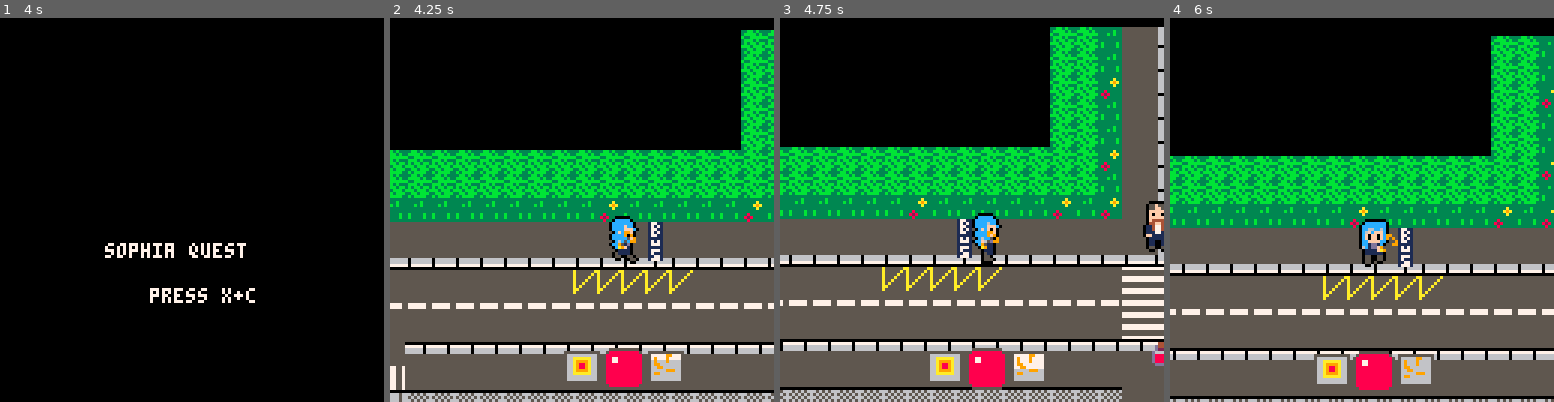
Above: before the commit, frames 1-4 (left to right).
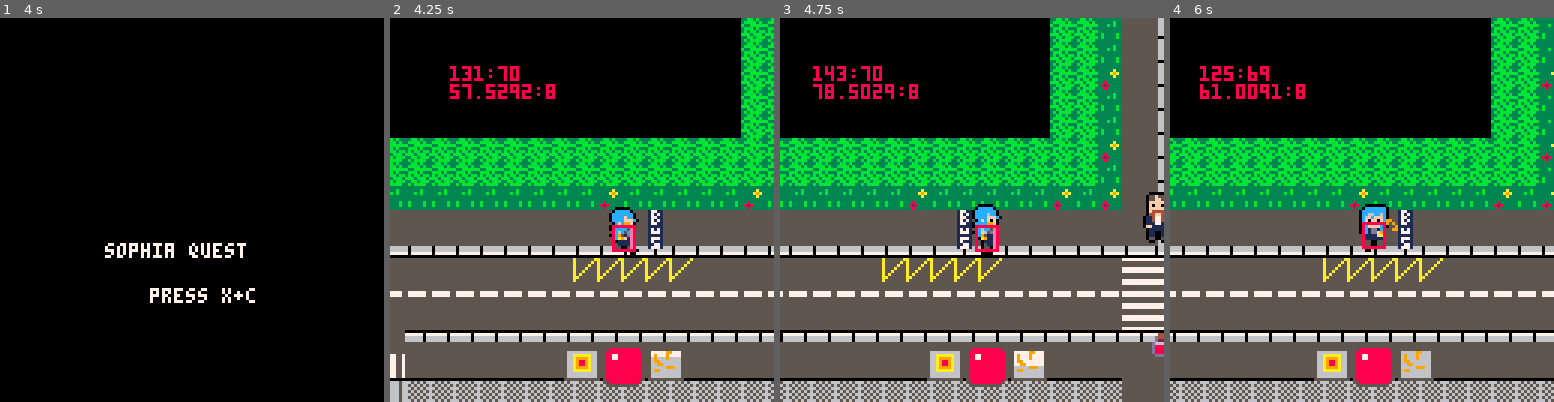
Above: after the commit, the same moments.

Repository: JasonHaenlin/pico-8-sophiaquest
Game: PICO-8 cartridge sophiaquest.p8
Two runs of this game, one before a commit and one after it. Both use one fixed random seed, a clock stepped at 60 frames per second and the inputs below.
Inputs:
- Up to frame 1 (4 s): tap X (X key) at 0.33, 1.07, 1.85, 2.97 s; tap O (Z key) at 0.7, 1.7, 2.1, 2.5, 2.9, 3.3, 3.7 s; hold Right 1.6-2.1 s; hold Up 2.15-2.42 s; hold Right 2.47-3.03 s; hold Left 3.08-3.58 s; hold Down 3.63-3.97 s
- Up to frame 2 (4.25 s): hold Right from 4.02 s (still down); tap X (X key) at 4.08 s; tap O (Z key) at 4.1 s
- Up to frame 3 (4.75 s): tap O (Z key) at 4.5 s; release Right at 4.68 s; hold Up from 4.73 s (still down)
- Up to frame 4 (6 s): tap O (Z key) at 4.9, 5.3, 5.7 s; release Up at 5.03 s; hold Left 5.08-5.68 s; tap X (X key) at 5.2 s; hold Down from 5.73 s (still down)

Frame 1 is identical in both runs. In frame 2, 34% of the frame differs, in the area x 0-100%, y 0-98%; in frame 3, 32%; in frame 4, 38%, in the area x 0-100%, y 0-100%.

Commit message:
delimiter for the camera

Diff:
--- a/sophiaquest.p8
+++ b/sophiaquest.p8
@@ -15,7 +15,7 @@
 l_player, l_ennemy, l_boss = 50, 10, 150
 walk, stay = "walk", "stay"
 
-debug_enabled = false
+debug_enabled = true
 
 -- init
 function _init()
@@ -25,7 +25,7 @@
  g_dfx = {}
  g_weapons = {}
  g_dialogs = {}
-
+ set_map_delimiter(8, 8, 225, 125)
  g_open_inv=false
  g_selected_item=1
  g_ennemies_left=1
@@ -750,13 +750,11 @@
 end
 
 function is_of_limit(x, y, bx, by, r)
- local fpx = get_formalised_position(g_p.x);
- local fpy = get_formalised_position(g_p.y);
  local bx = bx or x
  local by = by or y
  local r = r or 1
- if (x < fpx or x >= fpx + 128 or
-		y < fpy or y >= fpy + 128) then
+ if (x < g_fp.x or x >= g_fp.x + 128 or
+		y < g_fp.y or y >= g_fp.y + 128) then
 		return true
  end
  if (x < bx - r or x >= bx + r or
@@ -1187,9 +1185,8 @@
  end
 end
 -- camera
-
-function get_formalised_position(a, cam)
- return a - 64 < 0 and 0 or a - 64
+function get_formalised_position(mina, maxa, a)
+ return max(mina, min(maxa, a-64))
 end
 
 function lerp(a,b,t)
@@ -1198,15 +1195,24 @@
 
 function follow_player()
  g_fp = {
-  x = get_formalised_position(g_p.x),
-  y = get_formalised_position(g_p.y)
+  x = get_formalised_position(g_map.x1, g_map.x2, g_p.x),
+  y = get_formalised_position(g_map.y1, g_map.y2, g_p.y)
+ }
+end
+
+function set_map_delimiter(x1,y1,x2,y2)
+ g_map = {
+  x1 = x1,
+  y1 = y1,
+  x2 = x2,
+  y2 = y2
  }
 end
 
 function set_camera()
  reset_camera()
- g_scr.x = max(0,lerp(g_scr.x,g_p.x-64,0.4))
- g_scr.y = max(0,lerp(g_scr.y,g_p.y-64,0.4))
+ g_scr.x = max(g_map.x1,min(g_map.x2,lerp(g_scr.x,g_p.x-64,0.4)))
+ g_scr.y = max(g_map.y1,min(g_map.y2,lerp(g_scr.y,g_p.y-64,0.4)))
  log(2, g_scr.x..":"..g_scr.y)
  if (g_scr.shake > 0) then
   local a = rnd(1)
